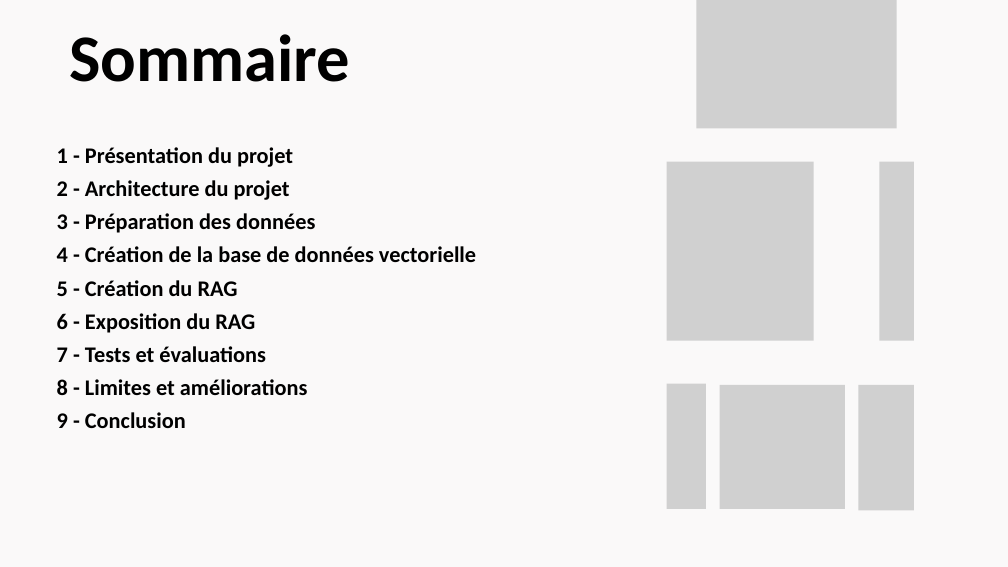
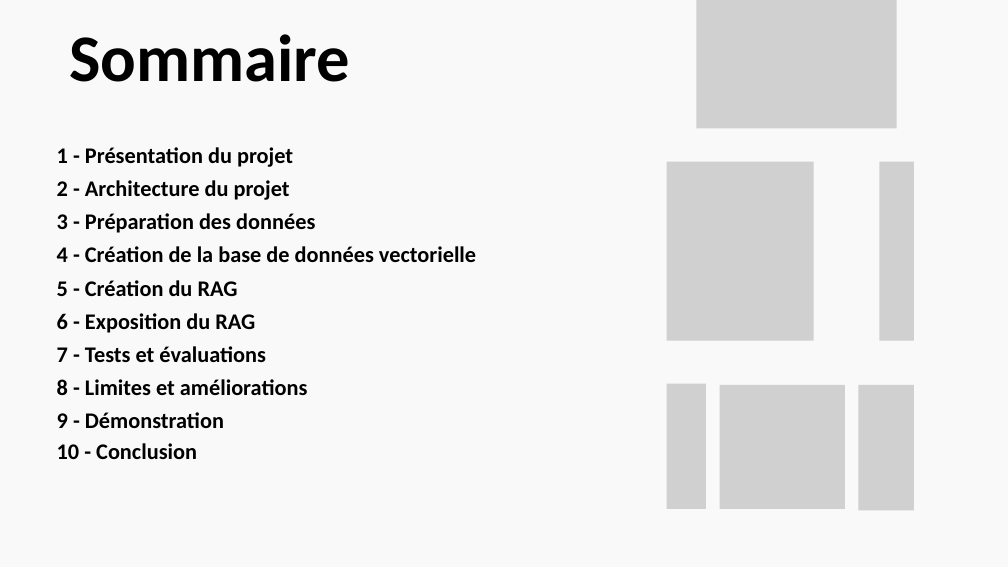
Before and after one commit to akam731/Concevez-et-d-ployez-un-syst-me-RAG, a slide deck: slide 2 of docs/Support de présentation.pptx. Drawn at 1008x567 pixels with LibreOffice and Linux fonts; fonts in the diff are those of the drawing; grey boxes stand for pictures. Boxes give left, top, right and bottom in pixels: in the first picture for what was removed or moved away, otherwise in the second. Text is boxed around its words. In the diff, an @@ line names an element or a change of style, - is before the commit and + after.

```diff
--- a/docs/Support de présentation.pptx
+++ b/docs/Support de présentation.pptx
@@ text at (57,412,224,428): text changed @@
-9 - Conclusion
+9 - Démonstration
@@ text added at (57,443,197,459), 31.9 pt, text #000000, bold @@
+10 - Conclusion
```
Also in this commit, not shown: 2 other slides changed, 1 slide added, 1 other file.
